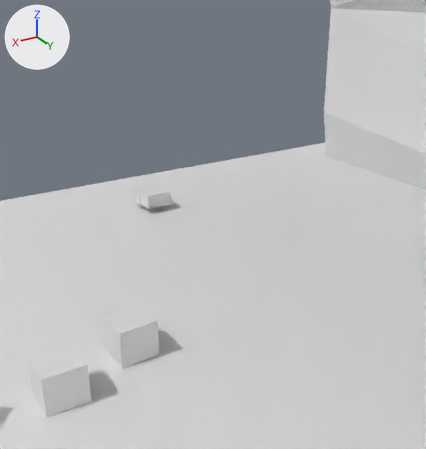
A saved change to the Blender file godot-4-jam-template-main/assets/3d/city.blend.
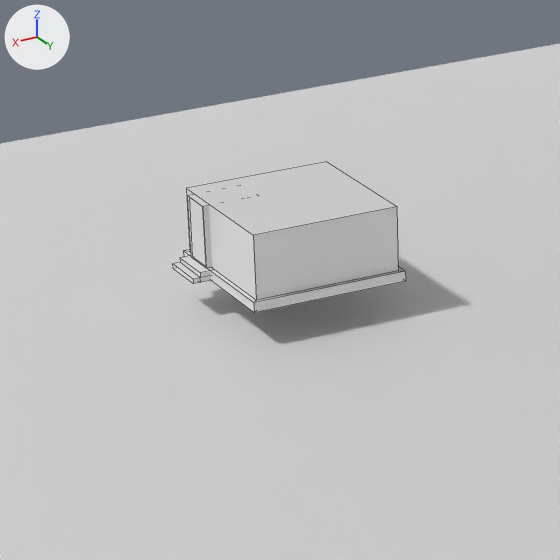
There are two pictures of each version: one from a camera (50 mm lens) standing at (80.9, -161.8, 42.0) and looking at (43.8, -223.6, 11.1), one close up on the part from 25% to 46% of the width and 35% to 55% of the height. The lights are fixed; the arrows at upper left show +X, +Y and +Z. The close-ups show mesh edges as thin lines.

Objects in the first close-up: 'Cube-col', 'floor-col'.
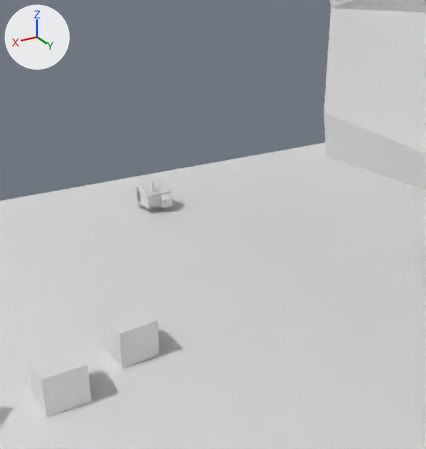
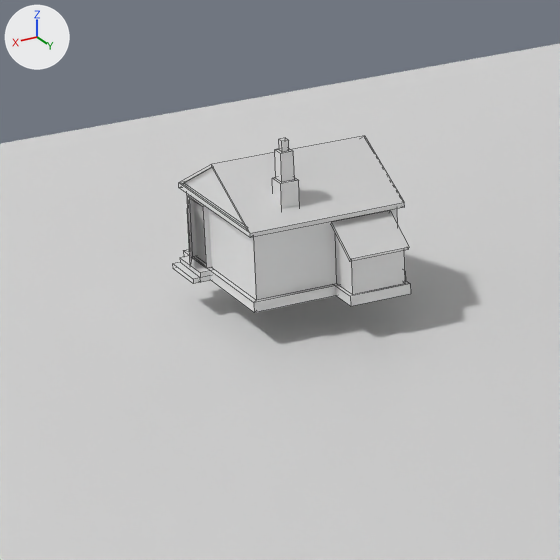
Changed parts and their boxes (x1, y1, x2, y2) in the close-ups (560 x 560 px):
'Cube-col', reshaped (17% taller): before (173, 162, 406, 313); after (173, 136, 411, 313)
part 1 of me_cube_001, added: after (335, 280, 411, 306)
part 2 of me_cube_001, added: after (272, 138, 300, 209)
part 3 of me_cube_001, built on: before (187, 162, 397, 268); after (179, 136, 409, 295)

What changed in the scene script:
```text
Change me_cube_001:
    used by ob_cube_col; location = (49.49, -229.51, 14.31); scale = (1.69, 1.69, 0.843)
    remove me_cube_001.from_pydata(...)  # 48 vertices, 42 faces; spans x -1.06..1.3, y -1.06..1.06, z -1.0..1.0
    add me_cube_001.from_pydata(...)  # 120 vertices, 105 faces; spans x -1.07..1.3, y -1.07..1.5, z -1.0..3.1
    me_cube_001 part 1: a new loose piece, a box spanning x -0.91..-0.07, y 0.97..1.48, z -1.0..-0.73
    me_cube_001 part 2: a new loose piece of 24 vertices spanning x 0.27..0.51, y 0.58..0.82, z 1.31..3.1
    me_cube_001 part 3
    2 vertices are removed from x 1.06, y -0.76, z -0.69..0.93
    5 faces are deleted
    37 vertices are added at x -1.07..1.26, y -1.07..1.5, z -0.73..2.28
    5 new vertices lie (2.14, 0.0, 0.0) away from vertices in x -1.07, y -1.07..1.07, z 1.0..2.28
    40 new faces join them
```
